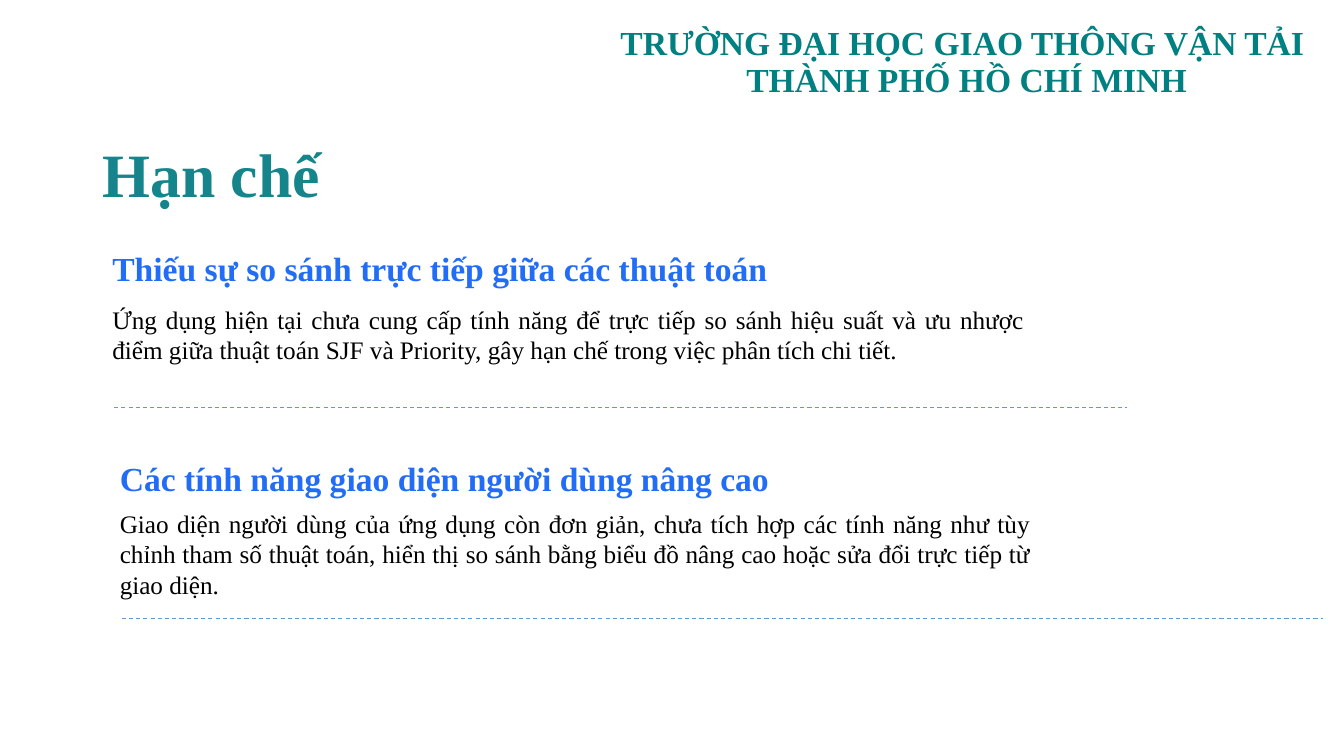
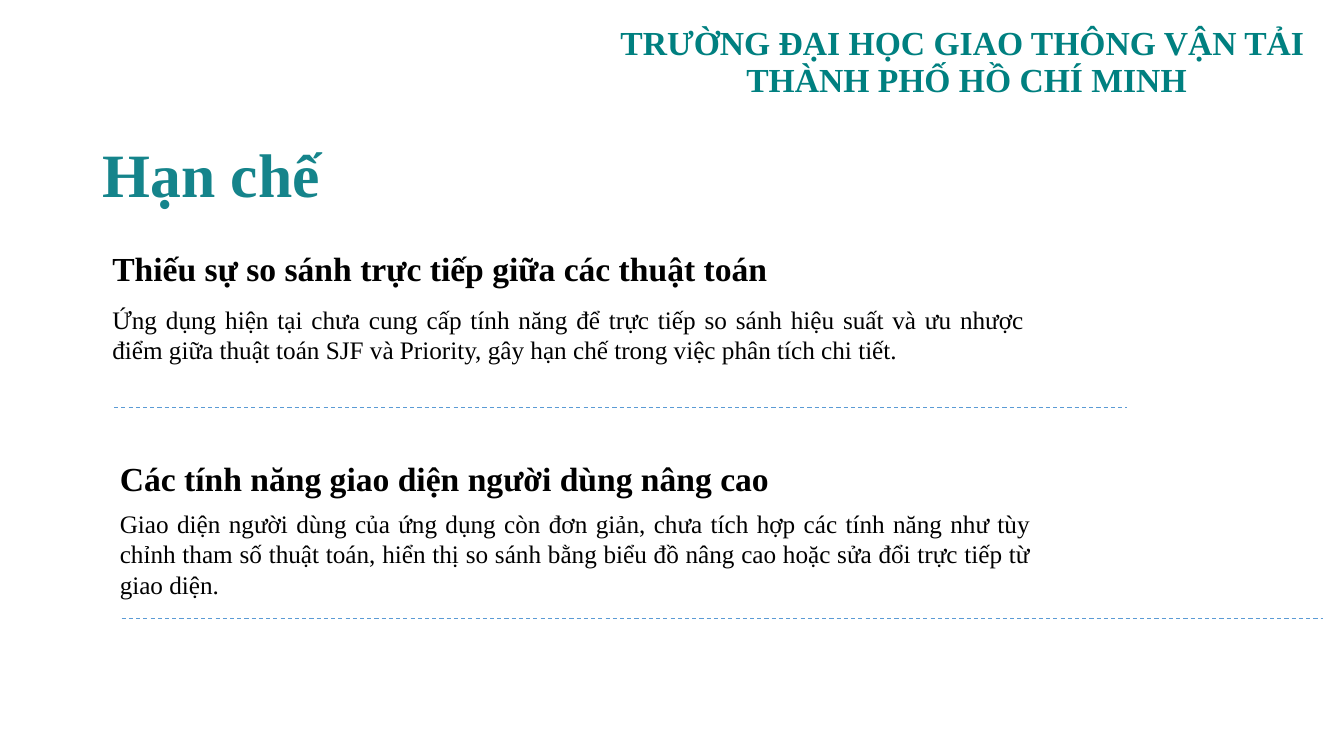
Before and after one commit to tkimngan040/OS_Group08_OS_SCH_04, a slide deck: slide 17 of PPTX/OS_SCH_04_GROUP08.pptx. Drawn at 1344x756 pixels with LibreOffice and Linux fonts; fonts in the diff are those of the drawing; background and template pictures are left out. Boxes give left, top, right and bottom in pixels: in the first picture for what was removed or moved away, otherwise in the second. Text is boxed around its words. In the diff, an @@ line names an element or a change of style, - is before the commit and + after.

Commit message:
update ppt

```diff
--- a/PPTX/OS_SCH_04_GROUP08.pptx
+++ b/PPTX/OS_SCH_04_GROUP08.pptx
@@ text "Thiếu sự so sánh trực ..." at (112, 256, 767, 288): text colour #226DF6 to #000000 @@
@@ text "Các tính năng giao diện ..." at (120, 467, 769, 497): text colour #226DF6 to #000000 @@
```
Also in this commit, not shown: 2 other slides changed.
